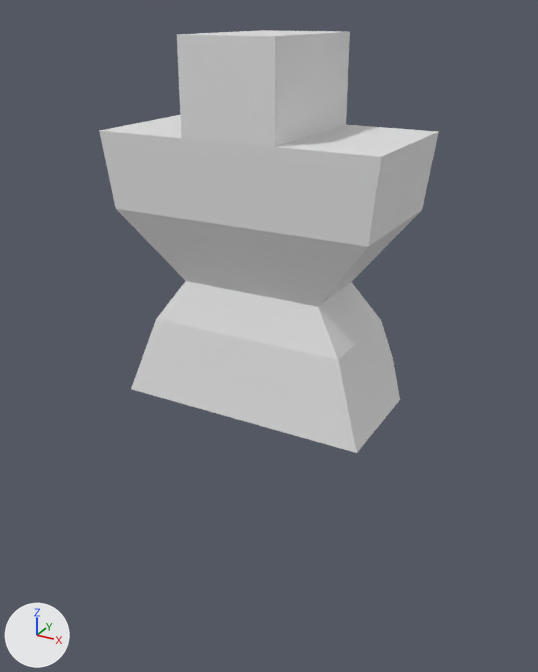
The Blender file AssetsForImport/Hands_Feet.blend as it was, and as the next commit left it.
Camera for both pictures: a 50 mm camera at (4.65, -8.35, 7.33) aimed at (-0.05, 0.2, 3.06). Arrows for +X, +Y and +Z are at lower left; the lights stay in place.

Before the edit, the objects in view are built like this:
```python
me_cube_005 = bpy.data.meshes.new('Cube.005')
me_cube_005.from_pydata(...)  # 54 vertices, 46 faces; spans x -1.89..0.0, y -0.91..1.08, z -2.67..2.14
# before: 0 (-1.0, 0.61, -1.0), 2 (-1.0, -0.44, -1.0) at pixel (185, 281), 12 (-0.33, -0.44, -1.0) at pixel (227, 289), 14 (-0.33, 0.61, -1.0), 24 (0.0, -0.44, -1.0) at pixel (248, 293)
# before: 26 (0.0, 0.61, -1.0), 41 (-0.17, 0.61, -1.0), 46 (-0.17, -0.44, -1.0) at pixel (238, 291)
# before: 4 (-1.77, 0.74, -2.67), 5 (-1.77, -0.85, -2.67) at pixel (130, 389), 16 (-0.59, -0.85, -2.67) at pixel (198, 408), 17 (-0.59, 0.74, -2.67), 42 (-0.3, 0.74, -2.67)
# before: 48 (-0.3, -0.85, -2.67) at pixel (216, 413)
ob_cube = bpy.data.objects.new('Cube', me_cube_005)
ob_cube.location = (0.0, 0.0, 4.92)
_m = ob_cube.modifiers.new('Mirror', 'MIRROR')
_m.use_clip = True
```
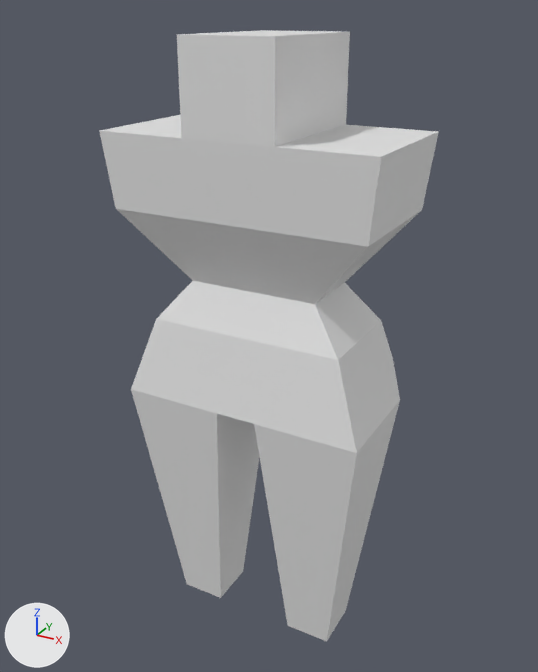
Edits to the scene script, one JSON object a line:
```json
{"block": "me_cube_005", "where": "me_cube_005.from_pydata(...)  # 54 vertices, 46 faces; spans x -1.89..0.0, y -0.91..1.08, z -2.67..2.14"}
{"block": "me_cube_005", "where": "# used by ob_cube; location = (0.0, 0.0, 4.92)"}
{"block": "me_cube_005", "where": "# verts and faces of me_cube_005; kept vertices keep their numbers, new ones are numbered from 54"}
{"block": "me_cube_005", "change": "me_cube_005 part 1"}
{"op": "add", "block": "me_cube_005", "code": "verts[0] = (-0.93, 0.55, -1.0)  # moved"}
{"op": "add", "block": "me_cube_005", "code": "verts[2] = (-0.93, -0.38, -1.0)  # moved, pixel (192, 280)"}
{"op": "add", "block": "me_cube_005", "code": "verts[12] = (-0.34, -0.38, -1.0)  # moved, pixel (229, 287)"}
{"op": "add", "block": "me_cube_005", "code": "verts[14] = (-0.34, 0.55, -1.0)  # moved"}
{"op": "add", "block": "me_cube_005", "code": "verts[24] = (0.0, -0.38, -1.0)  # moved, pixel (251, 291)"}
{"op": "add", "block": "me_cube_005", "code": "verts[26] = (0.0, 0.55, -1.0)  # moved"}
{"op": "add", "block": "me_cube_005", "code": "verts[41] = (-0.19, 0.55, -1.0)  # moved"}
{"op": "add", "block": "me_cube_005", "code": "verts[46] = (-0.19, -0.38, -1.0)  # moved, pixel (238, 289)"}
{"block": "me_cube_005", "change": "me_cube_005 part 2"}
{"op": "add", "block": "me_cube_005", "code": "delete_faces([(4, 17, 16, 5), (16, 17, 42, 48)])"}
{"op": "add", "block": "me_cube_005", "code": "verts[54] = (-1.29, -0.42, -6.44)  # pixel (186, 583)"}
{"op": "add", "block": "me_cube_005", "code": "verts[55] = (-0.75, -0.42, -6.44)  # pixel (213, 594)"}
{"op": "add", "block": "me_cube_005", "code": "verts[56] = (-0.62, -0.42, -6.44)  # pixel (220, 597)"}
{"op": "add", "block": "me_cube_005", "code": "for new, old in zip([57, 58, 59], [54, 55, 56]): verts[new] = verts[old] + (0.0, 0.73, 0.0)"}
{"op": "add", "block": "me_cube_005", "code": "faces += [(42, 48, 56, 59), (16, 55, 56, 48), (54, 57, 58, 55), (55, 58, 59, 56), (4, 17, 58, 57), (17, 42, 59, 58)]"}
{"op": "add", "block": "me_cube_005", "code": "faces += [(4, 57, 54, 5), (5, 54, 55, 16)]"}
```

What differs and where, as boxes [x1, y1, x2, y2] in the pictures (538 x 672 px; the box of a moved part takes in the faces that stretch with it):
```json
{"object": "Cube", "change": "reshaped", "before": [99, 30, 439, 453], "after": [99, 30, 439, 641], "on screen": "44% taller"}
{"part": 1, "of": "me_cube_005", "change": "moved or reshaped", "before": [117, 209, 422, 360], "after": [117, 209, 422, 360]}
{"part": 2, "of": "me_cube_005", "change": "built on", "after": [131, 389, 400, 641]}
```
